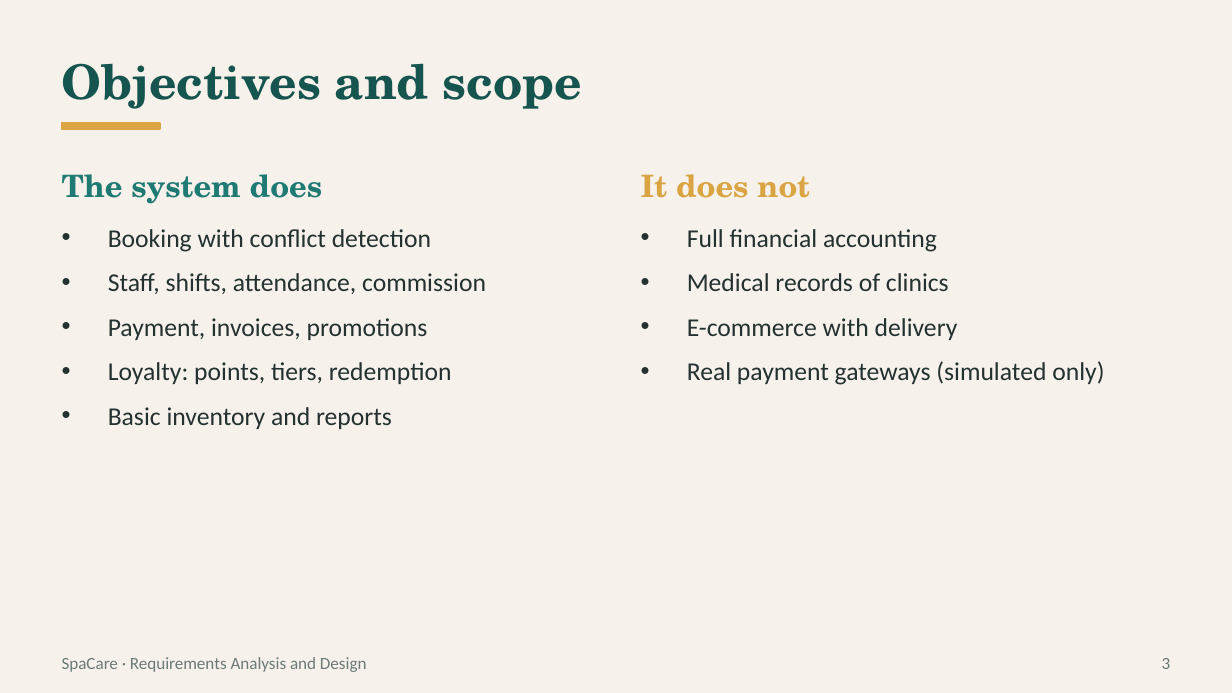
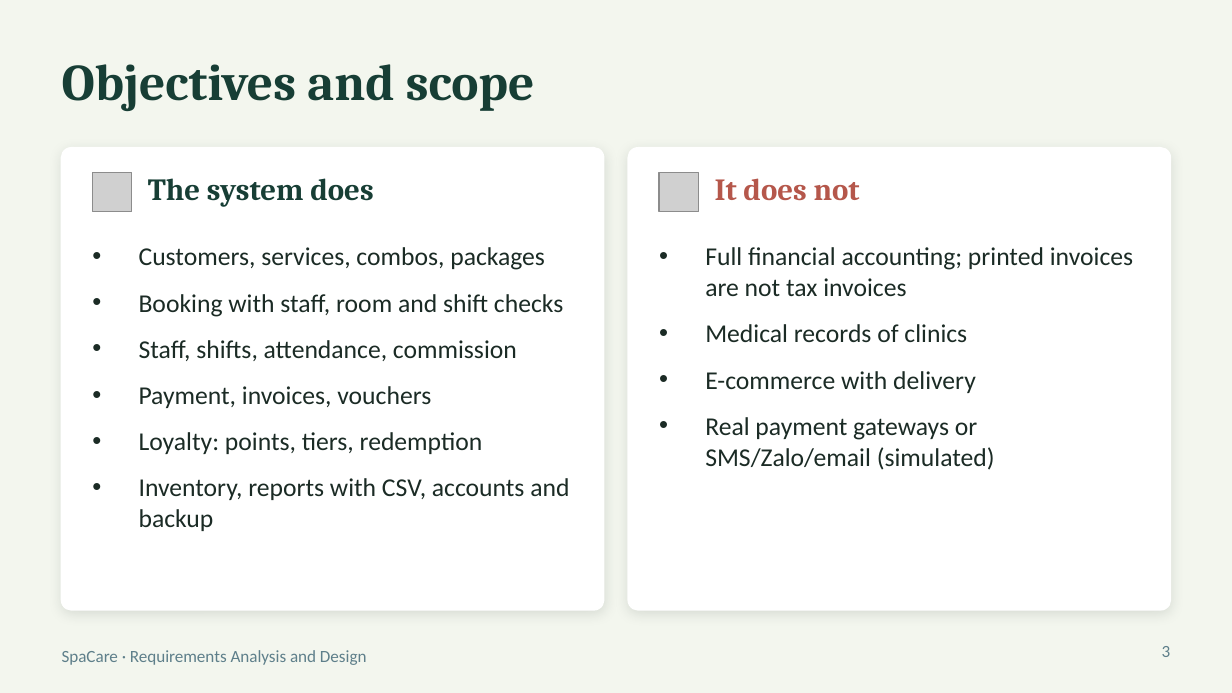
Before and after one commit to LyPhucHai/Spa_Care, a slide deck: slide 3 of 02_Slides/SpaCare_Slides.pptx. Drawn at 1232x693 pixels with LibreOffice and Linux fonts; fonts in the diff are those of the drawing; grey boxes stand for pictures. Boxes give left, top, right and bottom in pixels: in the first picture for what was removed or moved away, otherwise in the second. Text is boxed around its words. In the diff, an @@ line names an element or a change of style, - is before the commit and + after.

Commit message:
update new pptx

```diff
--- a/02_Slides/SpaCare_Slides.pptx
+++ b/02_Slides/SpaCare_Slides.pptx
@@ background #F6F1EA to #F3F6EE @@
@@ title "Objectives and scope" at [62, 64, 535, 111]: size 28 to 30 pt, font TeX Gyre Schola to Cambria, text colour #15544F to #173E35 @@
@@ rectangle removed at [62, 123, 160, 129] @@
@@ rounded rectangle added at [62, 148, 604, 610], fill #FFFFFF, outline #FFFFFF 1 pt @@
@@ rounded rectangle added at [628, 148, 1170, 610], fill #FFFFFF, outline #FFFFFF 1 pt @@
@@ picture added at [92, 172, 132, 212] @@
@@ text "The system does": place and size @@
-text "The system does" at [62, 174, 322, 204]
+text "The system does" at [148, 178, 373, 207]
@@ text "The system does" at [148, 178, 373, 207]: font TeX Gyre Schola to Cambria, text colour #1F7A74 to #173E35; vertical alignment middle to top @@
@@ picture added at [659, 172, 699, 212] @@
@@ text "It does not": place and size @@
-text "It does not" at [641, 174, 810, 198]
+text "It does not" at [715, 178, 860, 201]
@@ text "It does not" at [715, 178, 860, 201]: font TeX Gyre Schola to Cambria, text colour #D9A441 to #B5574B; vertical alignment middle to top @@
@@ text "Customers, services, combos, packages": place and size @@
-text "Customers, services, combos, packages" at [108, 229, 486, 429]
+text "Customers, services, combos, packages" at [139, 247, 569, 531]
@@ text at [139, 247, 563, 317]: text changed; text colour #23312F to #1B2B25 @@
-• Booking with conflict detection
+• Customers, services, combos, packages
+• Booking with staff, room and shift checks
@@ text "Full financial accounting; printed invoices ...": place and size @@
-text "Full financial accounting; printed invoices ..." at [687, 229, 1104, 385]
+text "Full financial accounting; printed invoices ..." at [705, 247, 1133, 470]
@@ text at [705, 247, 1133, 296]: text changed; text colour #23312F to #1B2B25 @@
-• Full financial accounting
+• Full financial accounting; printed invoices are not tax invoices
@@ text at [705, 324, 976, 393]: text colour #23312F to #1B2B25 in "Medical records of clinics", "E-commerce with delivery"; more space between paragraphs @@
@@ text at [139, 340, 517, 454]: text colour #23312F to #1B2B25 in "Staff, shifts, attendance, commission", "Loyalty: points, tiers, redemption"; more space between paragraphs @@
@@ text at [139, 386, 431, 408]: text changed; text colour #23312F to #1B2B25 @@
-• Payment, invoices, promotions
+• Payment, invoices, vouchers
@@ text at [705, 417, 995, 470]: text changed; text colour #23312F to #1B2B25 @@
-• Real payment gateways (simulated only)
+• Real payment gateways or SMS/Zalo/email (simulated)
@@ text at [139, 478, 569, 531]: text changed; text colour #23312F to #1B2B25 @@
-• Basic inventory and reports
+• Inventory, reports with CSV, accounts and backup
@@ text removed at [62, 657, 367, 672] @@
-SpaCare · Requirements Analysis and Design
@@ text added at [62, 650, 367, 665], 10 pt, text #5E7F8A @@
+SpaCare · Requirements Analysis and Design
@@ page number at [1162, 646, 1171, 657]: text colour #6B7A77 to #5E7F8A; vertical alignment middle to top @@
```
Also in this commit, not shown: 5 other slides changed, 8 slides added, 6 slides removed.
